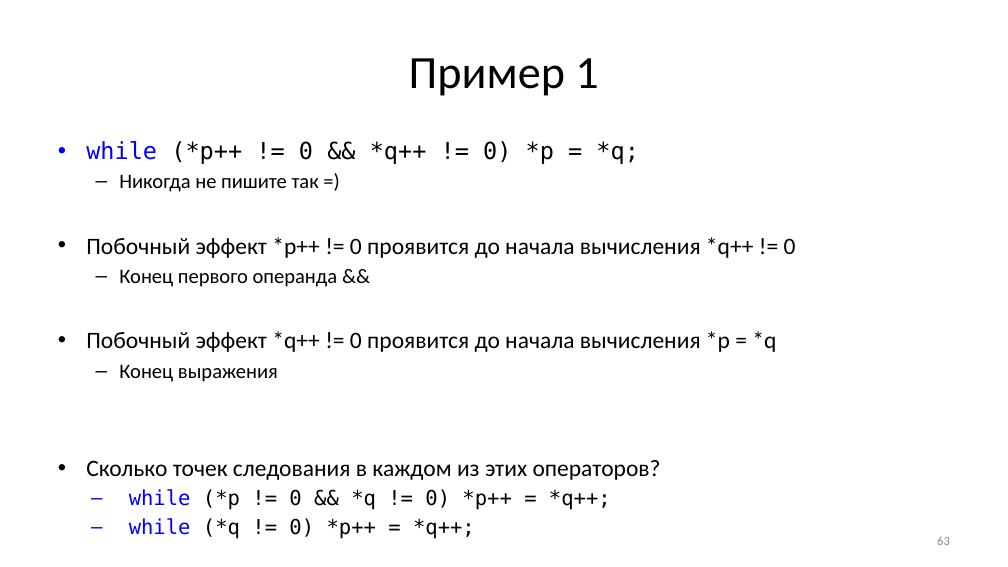
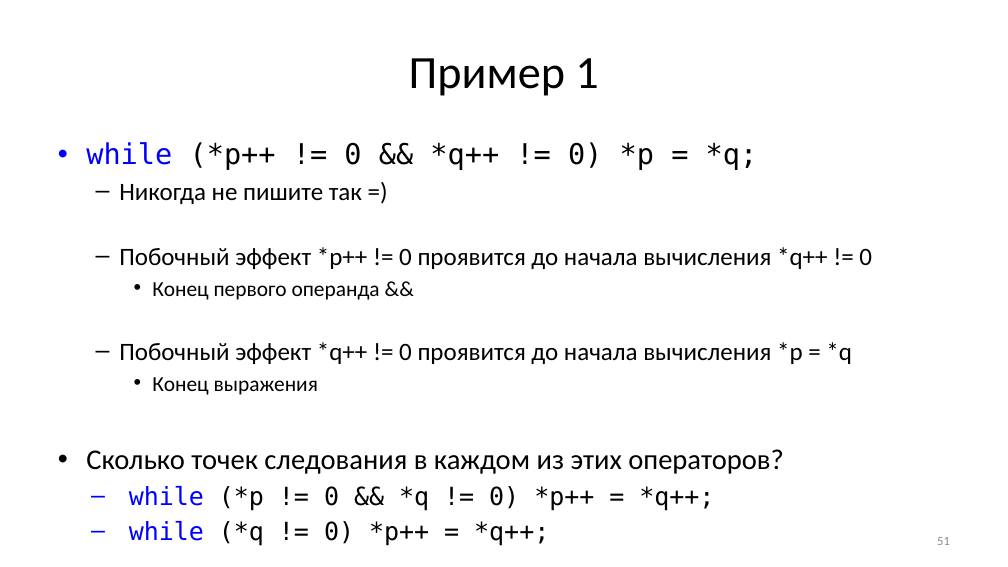
Before and after one commit to Evgueni-Petrov-aka-espetrov/Algorithms-and-Programming-in-C-pptx, a slide deck: slide 51 of 04 Выражения.pptx (slide 63 before the commit). Drawn at 1008x567 pixels with LibreOffice and Linux fonts; fonts in the diff are those of the drawing. Boxes give left, top, right and bottom in pixels: in the first picture for what was removed or moved away, otherwise in the second. Text is boxed around its words. In the diff, an @@ line names an element or a change of style, - is before the commit and + after.

Commit message:
унес странные слайды за конец лекции, добавил картинку про пробочный точку следования

```diff
--- a/04 Выражения.pptx
+++ b/04 Выражения.pptx
@@ text "while (*p++ != 0 && ..." at (86,142,872,511): size 22.4 to 27.2 pt in "while (*p++ != 0 && *q++ != ...", "Сколько точек следования в каждом из этих ..."; size 19.6 to 23.8 pt in "Никогда не пишите так =)", "while (*p != 0 && *q != ...", "while (*q != 0) *p++ = *q++;"; size 22.4 to 23.8 pt in "Побочный эффект *p++ != 0 проявится до ...", "Побочный эффект *q++ != 0 проявится до ..."; size 19.6 to 20.4 pt in "Конец первого операнда &&", "Конец выражения"; bullet • to –; list level 1 to 2 in "Побочный эффект *p++ != 0 ..."; bullet – to •; list level 2 to 3 in "Конец первого операнда &&"; list level 1 to 2 in "Побочный эффект *q++ != 0 ..."; list level 2 to 3 in "Конец выражения" @@
@@ page number at (937,537,950,545): text changed @@
-63
+51
```
Also in this commit, not shown: 8 other slides changed, 1 slide added, 2 slides removed.
